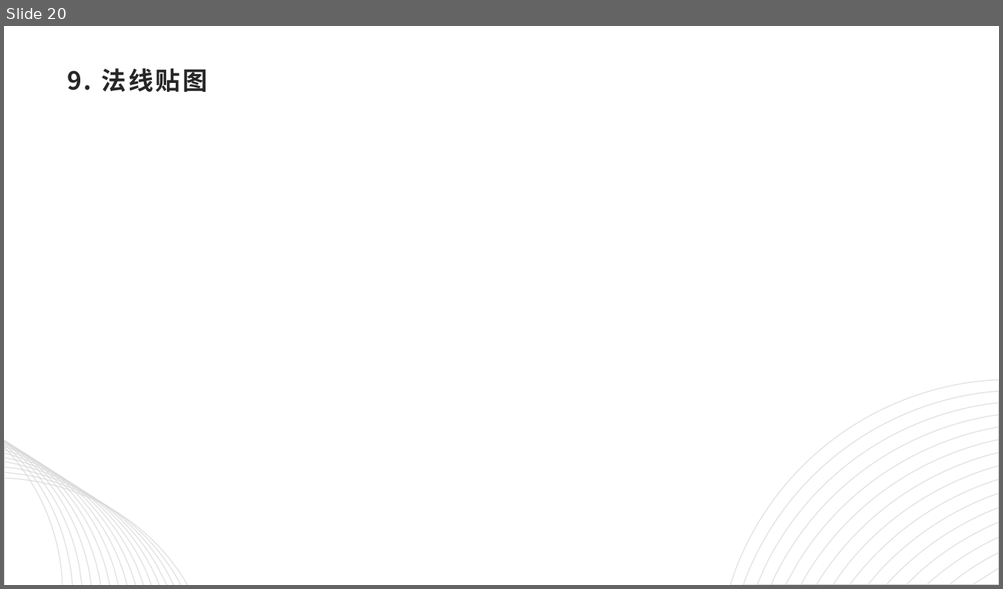
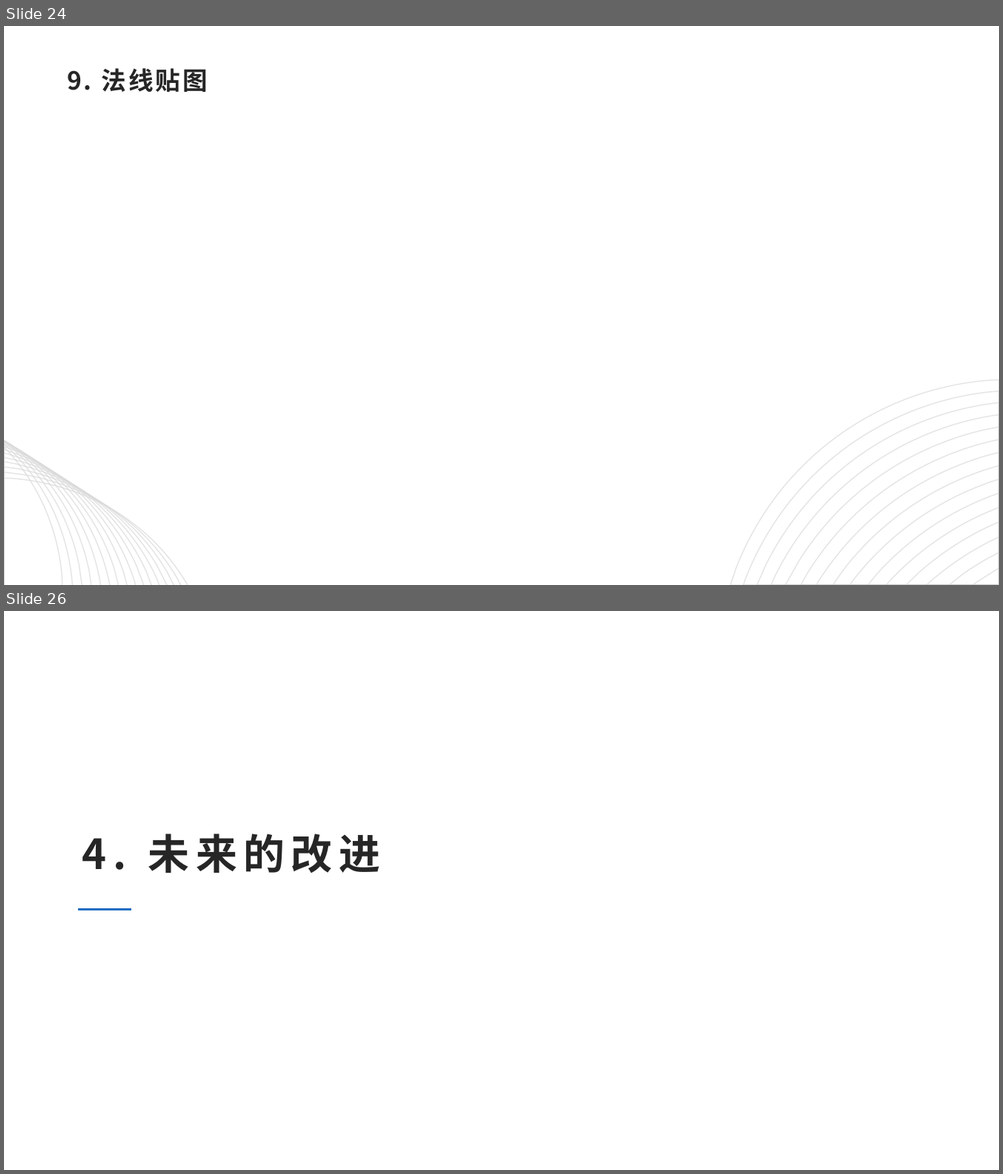
Before and after one commit to computer-graphic-2019/Group19, a slide deck: CG_final.pptx. Shown one above the other, each under a label of ours: slide 20 before the commit, slides 24 and 26 after it; the slides between them are not shown. The pictures are 1003x589 and 1003x1174 pixels, drawn with LibreOffice and Linux fonts; fonts in the diff are those of the drawing; background and template pictures are left out. Boxes give left, top, right and bottom in pixels: in the first picture for what was removed or moved away, otherwise in the second. Text is boxed around its words. In the diff, an @@ line names an element or a change of style, - is before the commit and + after.

```diff
--- a/CG_final.pptx
+++ b/CG_final.pptx
@@ slide 26 added at [4,611,999,1170], background #FFFFFF @@
@@ title added at [82,834,380,873], 40 pt, text #262626, bold @@
+4. 未来的改进
@@ line added from (78, 909) to (131, 909), #1D6DC2 2 pt @@
@@ what was slide 20 is now slide 24 @@
```
Also in this commit, not shown: 11 slides changed, 9 other slides added, 3 slides removed.
